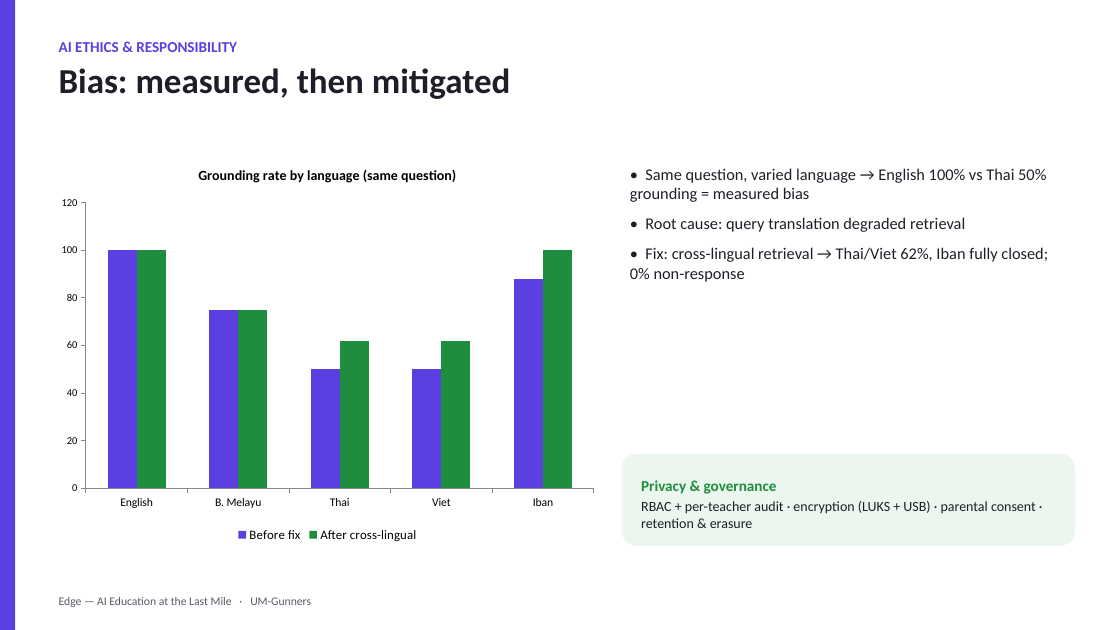
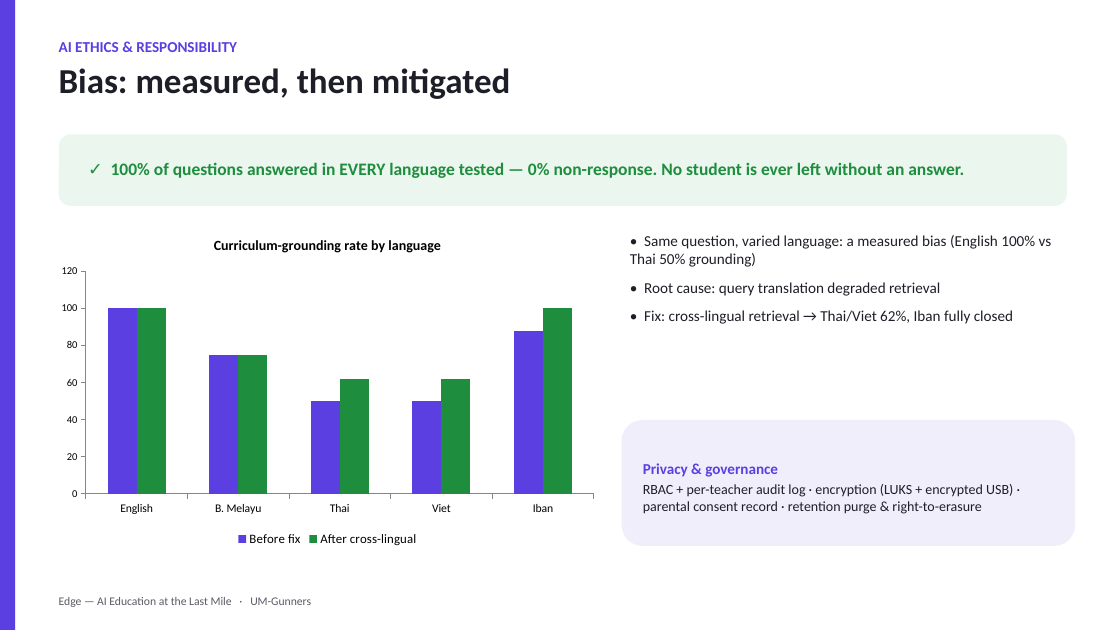
Before and after one commit to fciacia/EduNode, a slide deck: slide 8 of docs/AI for Education_University of Malaya_UM-Gunners_PitchDeck.pptx. Drawn at 1120x630 pixels with LibreOffice and Linux fonts; fonts in the diff are those of the drawing. Boxes give left, top, right and bottom in pixels: in the first picture for what was removed or moved away, otherwise in the second. Text is boxed around its words. In the diff, an @@ line names an element or a change of style, - is before the commit and + after.

```diff
--- a/docs/AI for Education_University of Malaya_UM-Gunners_PitchDeck.pptx
+++ b/docs/AI for Education_University of Malaya_UM-Gunners_PitchDeck.pptx
@@ rounded rectangle added at [59, 134, 1067, 206], fill #EAF6EE @@
@@ text added at [111, 162, 964, 178], 15 pt, text #1E8E3E, bold @@
+✓ 100% of questions answered in EVERY language tested — 0% non-response. No student is ever left without an answer.
@@ column chart at [50, 223, 605, 550] @@
@@ title "Grounding rate by language (same question)" to "Curriculum-grounding rate by language" @@
@@ column chart: place and size @@
-column chart at [50, 151, 605, 546]
+column chart at [50, 223, 605, 550]
@@ text "• Same question, varied language: ...": place and size @@
-text "• Same question, varied language: ..." at [630, 168, 1048, 282]
+text "• Same question, varied language: ..." at [630, 235, 1052, 324]
@@ text at [630, 235, 1052, 267]: text changed; size 14 to 13 pt @@
-• Same question, varied language → English 100% vs Thai 50% grounding = measured bias
+• Same question, varied language: a measured bias (English 100% vs Thai 50% grounding)
@@ text at [644, 282, 940, 296]: size 14 to 13 pt in "• Root cause: query translation degraded retrieval" @@
@@ text at [644, 310, 1013, 324]: text changed; size 14 to 13 pt @@
-• Fix: cross-lingual retrieval → Thai/Viet 62%, Iban fully closed; 0% non-response
+• Fix: cross-lingual retrieval → Thai/Viet 62%, Iban fully closed
@@ rounded rectangle "Privacy & governance": place and size @@
-rounded rectangle "Privacy & governance" at [622, 454, 1075, 546]
+rounded rectangle "Privacy & governance" at [622, 420, 1075, 546]
@@ rounded rectangle "Privacy & governance" at [622, 420, 1075, 546]: fill #EAF6EE to #F1EEFC @@
@@ text in rounded rectangle at [643, 463, 778, 477]: text colour #1E8E3E to #5B3FE0 in "Privacy & governance" @@
@@ text in rounded rectangle at [643, 484, 1013, 514]: text changed @@
-RBAC + per-teacher audit · encryption (LUKS + USB) · parental consent · retention & erasure
+RBAC + per-teacher audit log · encryption (LUKS + encrypted USB) · parental consent record · retention purge & right-to-erasure
```
Also in this commit, not shown: 4 other files.
